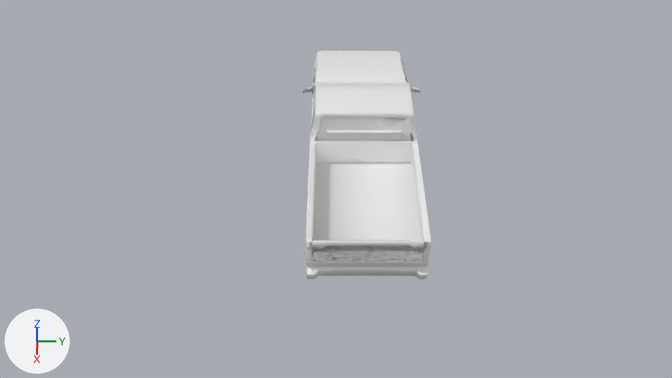
One commit to the Blender file Assets/Vehicles/PickupTruck.blend: the scene before it, then after it.
One viewpoint serves both versions: the file's camera 'Camera'. Arrows for +X, +Y and +Z are at lower left; the lights stay in place.

Before the edit, the objects in view are built like this:
```python
me_cube = bpy.data.meshes.new('Cube')
me_cube.from_pydata(...)  # a box spanning x -1.0..1.0, y -1.0..1.0, z -1.0..1.0
me_cube.materials.append(mat_material)  # white #e7e7e7
me_pickuptruck = bpy.data.meshes.new('PickupTruck')
me_pickuptruck.from_pydata(...)  # 2471 vertices, 3545 faces; spans x -4.74..4.74, y -1.47..1.47, z -1.76..1.76
me_pickuptruck.materials.append(mat_acmat_0)  # white #e7e7e7
ob_cube = bpy.data.objects.new('Cube', me_cube)
ob_cube.location = (0.0, 0.0, 0.0)
ob_pickuptruck = bpy.data.objects.new('PickupTruck', me_pickuptruck)
ob_pickuptruck.location = (0.0, 0.0, 0.0)
ob_pickuptruck.rotation_euler = (1.571, 0.0, 0.0)  # degrees (90, 0, 0)
_m = ob_pickuptruck.modifiers.new('Decimate', 'DECIMATE')
_m.ratio = 0.98
```
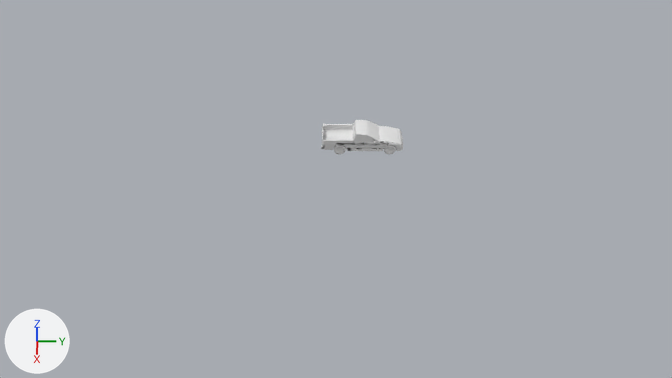
Diff of the bpy script that builds the scene:
```diff
--- a/Assets/Vehicles/PickupTruck.blend.py
+++ b/Assets/Vehicles/PickupTruck.blend.py
@@ ob_cube @@
-ob_cube = bpy.data.objects.new('Cube', me_cube)
-ob_cube.location = (0.0, 0.0, 0.0)
@@ ob_pickuptruck @@
 ob_pickuptruck.location = (0.0, 0.0, 0.0)
-ob_pickuptruck.rotation_euler = (1.571, 0.0, 0.0)  # degrees (90, 0, 0)
+ob_pickuptruck.rotation_euler = (1.571, 0.0, -1.571)  # degrees (90, 0, -90)
+ob_pickuptruck.scale = (0.25, 0.25, 0.25)
 _m = ob_pickuptruck.modifiers.new('Decimate', 'DECIMATE')
```

Where the change shows, as pixel boxes [x1, y1, x2, y2] in the pictures (672 x 378 px):
'PickupTruck', turned, rescaled: before [302, 51, 431, 279]; after [321, 120, 403, 154]
'Cube', deleted: before [327, 130, 402, 140]
